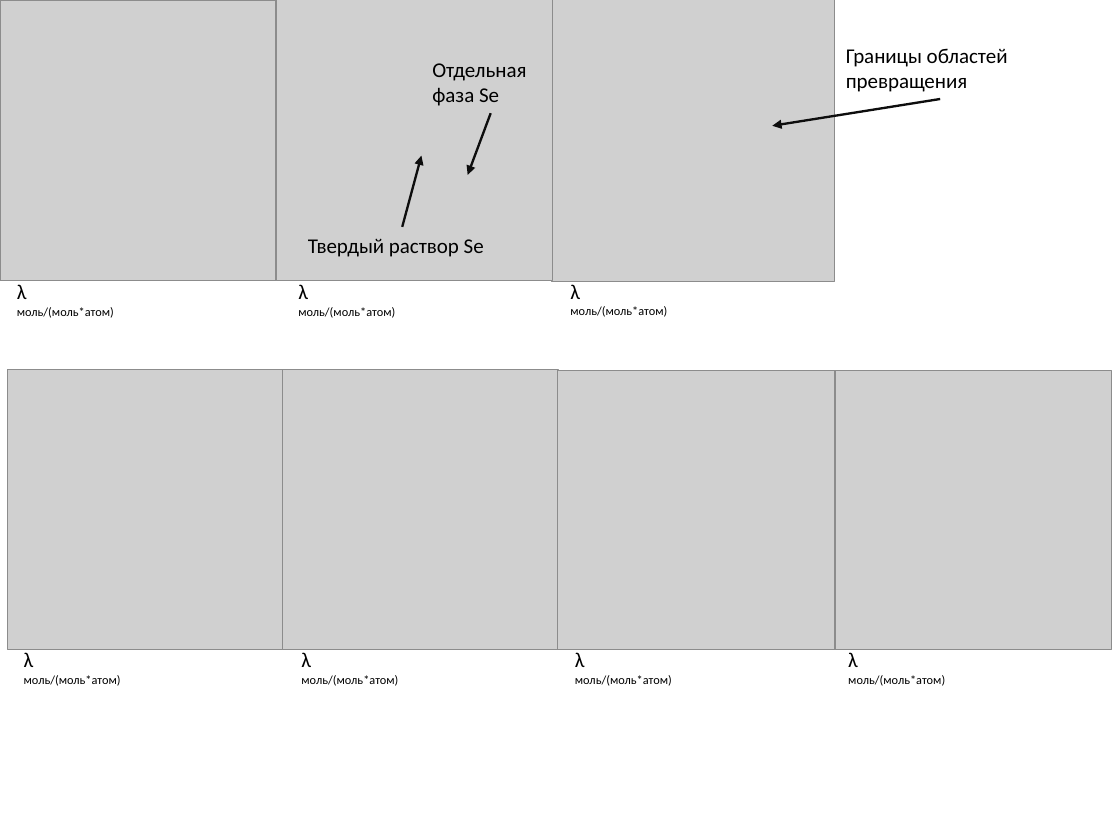
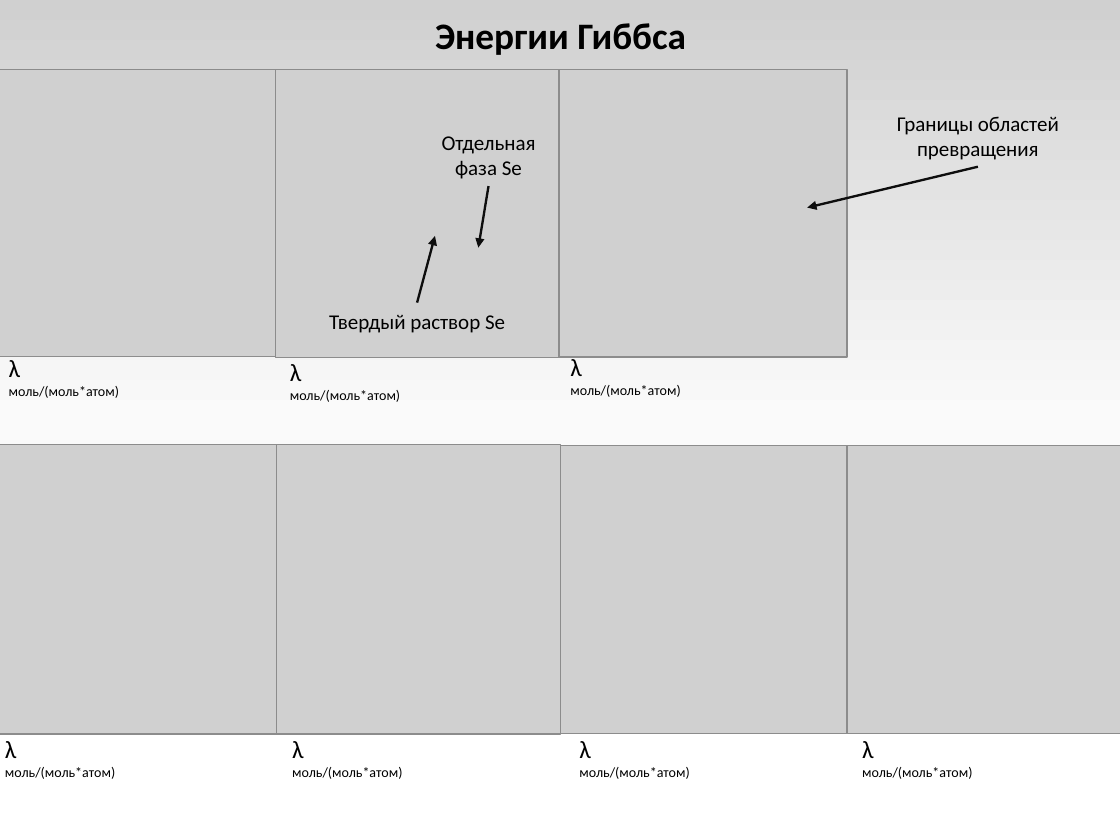
Before and after one commit to EnglishBeach/glass, a slide deck: slide 5 of Презентация.pptx. Drawn at 1120x840 pixels with LibreOffice and Linux fonts; fonts in the diff are those of the drawing; grey boxes stand for pictures. Boxes give left, top, right and bottom in pixels: in the first picture for what was removed or moved away, otherwise in the second. Text is boxed around its words. In the diff, an @@ line names an element or a change of style, - is before the commit and + after.

```diff
--- a/Презентация.pptx
+++ b/Презентация.pptx
@@ background #FFFFFF to gradient #FFFFFF to #FBFBFB to #D1D1D1 @@
@@ text added at [435, 23, 686, 55], 24 pt, text #000000, bold @@
+Энергии Гиббса
@@ picture: place and size @@
-picture at [0, 0, 276, 280]
+picture at [0, 69, 276, 356]
@@ picture: place and size @@
-picture at [277, 0, 552, 281]
+picture at [276, 69, 559, 357]
@@ picture: place and size @@
-picture at [552, 0, 836, 282]
+picture at [559, 69, 848, 357]
@@ alignment left to centre in 3 elements at [442, 136, 536, 179], [329, 315, 505, 333], [897, 116, 1059, 160] @@
@@ text "Границы областей превращения": place and size @@
-text "Границы областей превращения" at [846, 48, 1008, 92]
+text "Границы областей превращения" at [897, 116, 1059, 160]
@@ text "Отдельная фаза Se": place and size @@
-text "Отдельная фаза Se" at [432, 63, 526, 106]
+text "Отдельная фаза Se" at [442, 136, 536, 179]
@@ arrow moved from (940, 99) - (773, 125) to (978, 167) - (808, 207) @@
@@ arrow moved from (491, 113) - (468, 175) to (488, 186) - (478, 248) @@
@@ arrow moved from (402, 227) - (421, 156) to (417, 302) - (435, 236) @@
@@ text "Твердый раствор Se": place and size @@
-text "Твердый раствор Se" at [308, 239, 484, 257]
+text "Твердый раствор Se" at [329, 315, 505, 333]
@@ text "λ моль/(моль*атом)": place and size @@
-text "λ моль/(моль*атом)" at [17, 284, 114, 318]
+text "λ моль/(моль*атом)" at [9, 360, 119, 398]
@@ text "λ моль/(моль*атом)": place and size @@
-text "λ моль/(моль*атом)" at [298, 284, 395, 318]
+text "λ моль/(моль*атом)" at [290, 364, 400, 402]
@@ text "λ моль/(моль*атом)": place and size @@
-text "λ моль/(моль*атом)" at [570, 284, 667, 317]
+text "λ моль/(моль*атом)" at [570, 356, 680, 397]
@@ picture: place and size @@
-picture at [8, 370, 283, 650]
+picture at [0, 445, 279, 734]
@@ picture: place and size @@
-picture at [283, 370, 559, 650]
+picture at [277, 445, 561, 734]
@@ picture: place and size @@
-picture at [558, 371, 836, 650]
+picture at [561, 446, 848, 734]
@@ picture: place and size @@
-picture at [836, 371, 1112, 650]
+picture at [843, 446, 1120, 734]
@@ size 13.5 to 16 pt in "λ"; size 7.9 to 9 pt in 7 elements at [570, 356, 680, 397], [9, 360, 119, 398], [290, 364, 400, 402], [579, 741, 689, 779], [292, 741, 402, 779], [862, 741, 972, 779], [5, 741, 115, 779] @@
@@ text "λ моль/(моль*атом)": place and size @@
-text "λ моль/(моль*атом)" at [24, 652, 121, 686]
+text "λ моль/(моль*атом)" at [5, 741, 115, 779]
@@ text "λ моль/(моль*атом)": place and size @@
-text "λ моль/(моль*атом)" at [301, 652, 398, 686]
+text "λ моль/(моль*атом)" at [292, 741, 402, 779]
@@ text "λ моль/(моль*атом)": place and size @@
-text "λ моль/(моль*атом)" at [575, 652, 672, 686]
+text "λ моль/(моль*атом)" at [579, 741, 689, 779]
@@ text "λ моль/(моль*атом)": place and size @@
-text "λ моль/(моль*атом)" at [848, 652, 945, 686]
+text "λ моль/(моль*атом)" at [862, 741, 972, 779]
```
Also in this commit, not shown: 8 other slides changed, 4 slides added, 3 slides removed.
